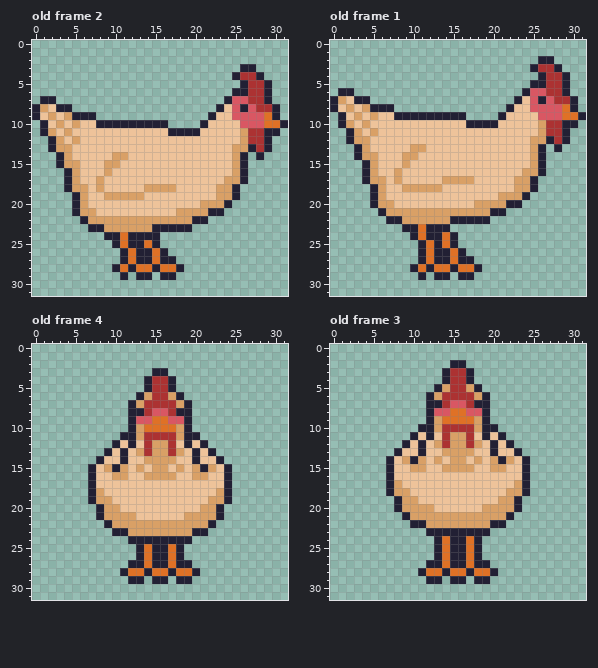
Edited in one commit: pixel-art file (player/chicken.aseprite). The picture above is the old version.
32x32 pixels, 6 frames. Shown: old frame 2, old frame 1, old frame 4, old frame 3. The commit also changed other frames, which this record leaves out.
New version:
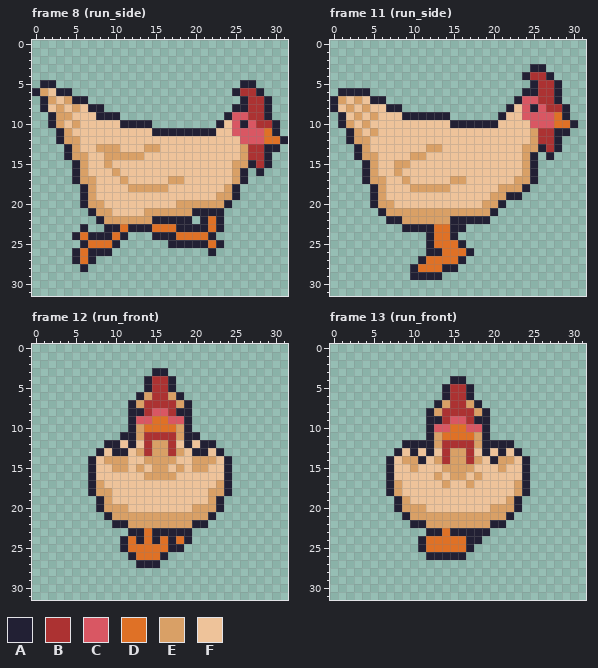
Palette (. is transparent): A #222034  B #ac3232  C #d95763  D #df7126  E #d9a066  F #eec39a
A new or re-ordered frame is compared with the old frame closest to it.
Author's note on the commit: Add basic movement, add run animations
Edits made:
frames 6 -> 31
Changed rows in their new state; - is an unchanged pixel.
Frame 8 (run_side) is new; against old frame 2:
first column x 0:
 3 --------------------------..----
 4 -------------------------....---
 5 -AA------------------------A..--
 6 AEFAA---------------------B-A.--
 7 --EFEAA-----------------..A-----
 8 .A-EFEFAA--------------..A-B-A.-
 9 ..AE-FFFAAA-----------..A--BBA.-
10 -.A-----FFF----..----..A-CA-BBA.
11 -..A-----------AA----AA--CCCCD--
12 --.AE---------------------CCCDDA
13 --..AE--EEE---EE---------F-B--A-
14 ---.AEE--E--EE-----------FEBBA--
15 ---..AE---F---------------EABA--
16 ----.AE--FE-----------------A---
17 ----.AEEF--E-----EE-----F-------
18 ----..AEF---EE---F-----F--------
19 -----.AE-FFFFF------------------
20 -----.AEE---------EEE-----------
21 -----..AEE----EEEE--AA----------
22 ------..A------AAAAA.-DA--------
23 ------A..AADAAADDD--AADA--------
24 -----ADAA-DA...-AADDDDA---------
25 ------ADDD-.....-AAAAADA--------
26 -----ADAAA-......-----A---------
27 -----ADA---.......--------------
28 ------A---.........-------------
29 -----------.-..-..--------------
Frame 11 (run_side) is new; against old frame 1:
first column x 3:
 2 -----------------------..----
 3 -----------------------A..---
 4 ---------------------ABBA..--
 5 -----------------------B-A.--
 6 AA--------------------AB-A.--
 7 EFAA-----------------C-BBA..-
 8 --FF-A---------------CA-BBA.-
 9 -----F------..-------CC--DA..
10 ------------AA--------CCCDD--
11 ----------------------EB-A---
12 -----------------------BBA.--
13 -------FFEE----------E--B----
14 ------F-E------------EA.A----
15 -----E---------------EA.-----
16 ----------------------A.-----
17 -----FE----F--F--------------
18 ------F----E------EE-A.------
19 -----------------E-AA.-------
20 ---------------F--A..--------
21 ------------------.----------
23 --------A-DDAA---------------
24 -------..-D------------------
25 --------.AD-DA---------------
26 --------.A-D-DA--------------
27 ----------DD--.--------------
28 ---------D-A-...-------------
29 -------A-A-.-..--------------
Frame 12 (run_front) is new; against old frame 4:
first column x 7:
12 --A------------A--
13 -AFA----------AFA-
14 AFEEE--------EEEFA
15 --FE----------EF--
16 ---FF--------FF---
17 -E--------------E-
18 --E------------E--
19 .A--------------A.
20 ----E--------E----
21 -.A---EEEEEE---A.-
22 --.AA--------AA.--
23 ---..AADAAAAA..---
24 ----AD-D-D-D------
25 ----ADD-DDA-------
26 -----AD-D-..------
27 -----.-A-....-----
28 ----..........----
29 -----..-..-..-----
Frame 13 (run_front) is new; against old frame 3:
first column x 9:
 2 ------..------
 3 -----....-----
 4 -----.AA.-----
 5 ----.A--A.----
 6 ---..A--A..---
 7 ---.-EBBE-.---
 8 ----EBBBBE----
 9 ----ABCCBA----
10 --.-CCDDCC-.--
11 -..-EDDDDE-..-
12 -A-A--BB--A-A-
13 -AFA-B--B-AFA-
14 -EA--B--B--AE-
15 --F--------F--
16 ----E-EE-E----
17 -----E--E-----
18 F------------F
19 -F----------F-
20 ---F------F---
23 -----D--------
24 --ADD-DDA-----
25 --ADD-DDA.----
26 ---A-A--..----
27 ---........---
28 --..........--
29 ---..-..-..---
